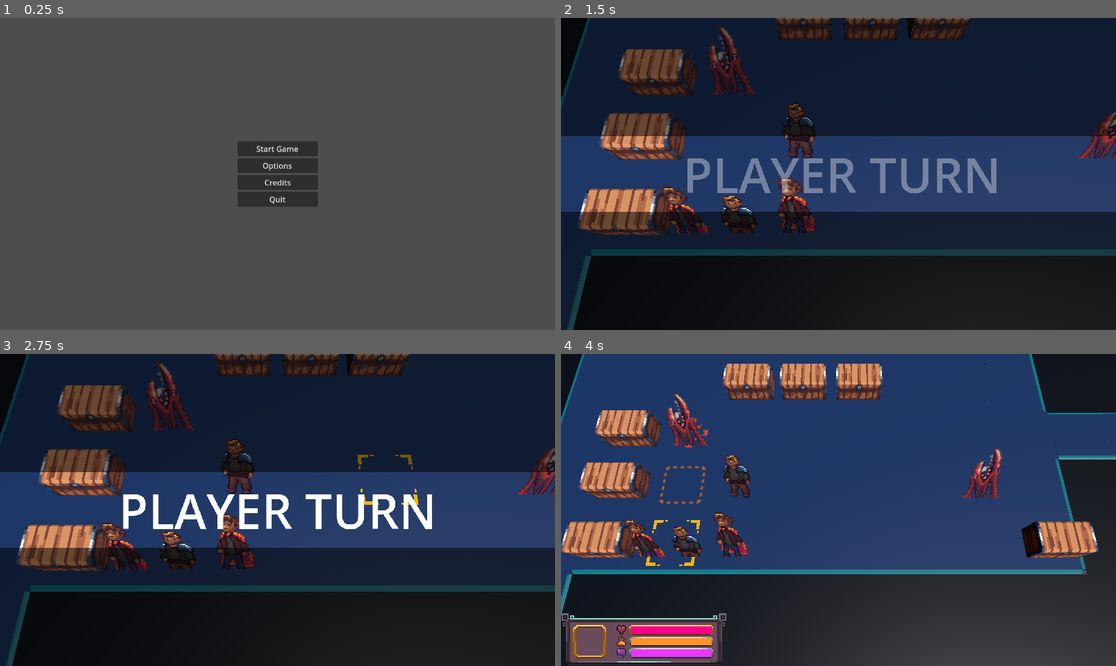
Above: before the commit, frames 1-4 (two rows, left to right).
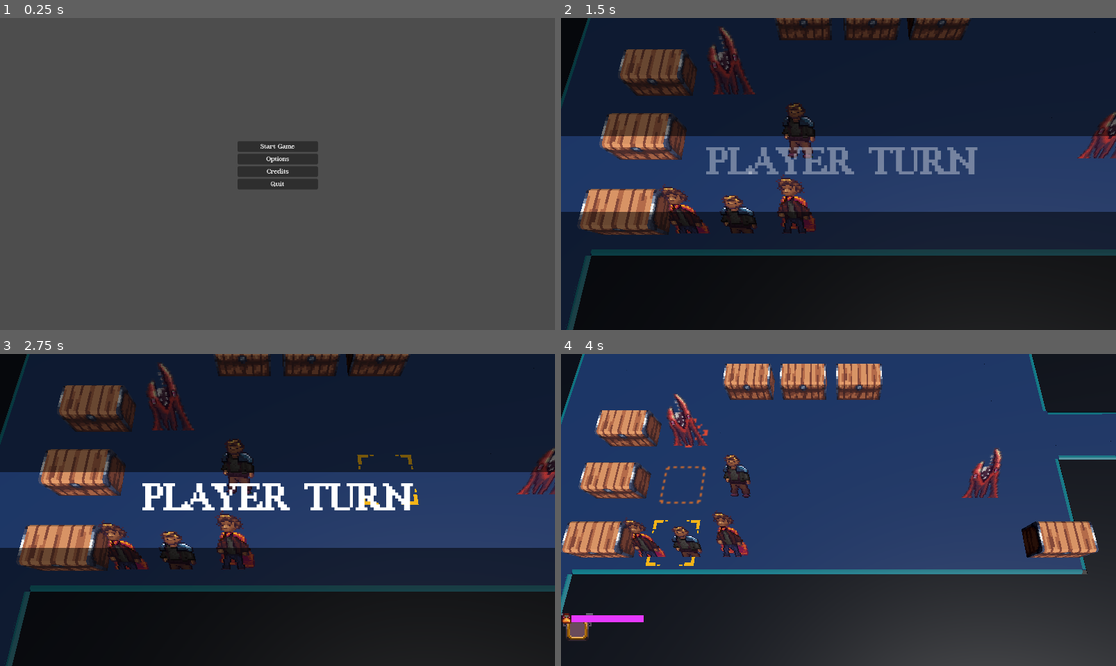
Above: after the commit, the same moments.

Repository: alanhaugen/bachelor-inn
Game: Godot game, scene res://scenes/UI/mainmenu.tscn
Two runs of this game, one before a commit and one after it. Both use one fixed random seed, a clock stepped at 60 frames per second and the inputs below.
Inputs (mouse positions are in pixels of both pictures, inside the frame that each line leads up to):
- Up to frame 1 (0.25 s): no input
- Up to frame 2 (1.5 s): click "Start Game" at 0.5 s; click "Back" at 1.25 s
- Up to frame 3 (2.75 s): move the mouse to (399, 494) at 2.02 s; hold Right (pan_right) from 2.03 s (still down); hold Space (selected) from 2.03 s (still down); click (399, 494) at 2.17 s
- Up to frame 4 (4 s): release Right (pan_right) at 2.75 s; release Space (selected) at 2.75 s; tap Enter at 2.75 s; drag from (727, 525) to (810, 572) at 2.77 s; move the mouse to (894, 441) at 3.52 s; hold Right (pan_right) from 3.53 s (still down); hold Mouse wheel up (zoom_out) from 3.53 s (still down)

The runs differ from the first frame. In frame 1, 1.3% of the frame differs, in the area x 42-58%, y 40-61%; in frame 2, 3.3%; in frame 3, 3.4%; in frame 4, 4.0%, in the area x 0-30%, y 83-100%.

Commit message:
Added default font

Diff:
--- a/project.godot
+++ b/project.godot
@@ -22,6 +22,10 @@
 [debug]
 
 gdscript/warnings/untyped_declaration=2
+
+[gui]
+
+theme/custom_font="uid://bltfi0bh6lptu"
 
 [input]
 
--- a/scenes/UI/Pop_Up_WIP.tscn
+++ b/scenes/UI/Pop_Up_WIP.tscn
@@ -29,11 +29,18 @@
 anchors_preset = 0
 script = ExtResource("1_0a5f3")
 
-[node name="Background" type="NinePatchRect" parent="."]
+[node name="VBoxContainer" type="VBoxContainer" parent="."]
+layout_mode = 0
+offset_right = 40.0
+offset_bottom = 40.0
+
+[node name="Container" type="Container" parent="VBoxContainer"]
+custom_minimum_size = Vector2(0, 36)
+layout_mode = 2
+
+[node name="Background" type="NinePatchRect" parent="VBoxContainer/Container"]
 z_index = -3
-layout_mode = 0
-offset_right = 114.0
-offset_bottom = 39.0
+layout_mode = 2
 texture = ExtResource("1_k3ym5")
 region_rect = Rect2(96, 0, 32, 32)
 patch_margin_left = 11
@@ -42,12 +49,8 @@
 patch_margin_bottom = 11
 metadata/_edit_use_anchors_ = true
 
-[node name="Icon" type="NinePatchRect" parent="."]
-layout_mode = 0
-offset_left = 4.0
-offset_top = 4.0
-offset_right = 35.0
-offset_bottom = 35.0
+[node name="Icon" type="NinePatchRect" parent="VBoxContainer/Container"]
+layout_mode = 2
 texture = ExtResource("1_k3ym5")
 region_rect = Rect2(128, 0, 32, 32)
 patch_margin_left = 11
@@ -56,7 +59,7 @@
 patch_margin_bottom = 11
 metadata/_edit_use_anchors_ = true
 
-[node name="Icon_texture" type="TextureRect" parent="Icon"]
+[node name="Icon_texture" type="TextureRect" parent="VBoxContainer/Container/Icon"]
 unique_name_in_owner = true
 z_index = -1
 layout_mode = 1
@@ -69,14 +72,9 @@
 offset_top = -0.41700077
 offset_right = 0.4169979
 offset_bottom = 0.4169979
-metadata/_edit_use_anchors_ = true
 
-[node name="Health_Border" type="NinePatchRect" parent="."]
-layout_mode = 0
-offset_left = 47.0
-offset_top = 8.0
-offset_right = 105.0
-offset_bottom = 15.0
+[node name="Health_Border" type="NinePatchRect" parent="VBoxContainer/Container"]
+layout_mode = 2
 texture = ExtResource("1_k3ym5")
 region_rect = Rect2(32, 0, 32, 32)
 patch_margin_left = 2
@@ -85,7 +83,7 @@
 patch_margin_bottom = 2
 metadata/_edit_use_anchors_ = true
 
-[node name="HealthBar" type="ProgressBar" parent="Health_Border"]
+[node name="HealthBar" type="ProgressBar" parent="VBoxContainer/Container/Health_Border"]
 unique_name_in_owner = true
 layout_mode = 0
 offset_left = 1.0
@@ -95,14 +93,9 @@
 theme_override_styles/fill = SubResource("StyleBoxFlat_1htk0")
 value = 80.0
 show_percentage = false
-metadata/_edit_use_anchors_ = true
 
-[node name="Magic_Border" type="NinePatchRect" parent="."]
-layout_mode = 0
-offset_left = 47.0
-offset_top = 16.0
-offset_right = 105.0
-offset_bottom = 23.0
+[node name="Magic_Border" type="NinePatchRect" parent="VBoxContainer/Container"]
+layout_mode = 2
 texture = ExtResource("1_k3ym5")
 region_rect = Rect2(64, 0, 32, 32)
 patch_margin_left = 2
@@ -111,7 +104,7 @@
 patch_margin_bottom = 2
 metadata/_edit_use_anchors_ = true
 
-[node name="MagicBar" type="ProgressBar" parent="Magic_Border"]
+[node name="MagicBar" type="ProgressBar" parent="VBoxContainer/Container/Magic_Border"]
 unique_name_in_owner = true
 layout_mode = 0
 offset_left = 1.0
@@ -121,14 +114,9 @@
 theme_override_styles/fill = SubResource("StyleBoxFlat_q3i2e")
 value = 80.0
 show_percentage = false
-metadata/_edit_use_anchors_ = true
 
-[node name="Sanity_border" type="NinePatchRect" parent="."]
-layout_mode = 0
-offset_left = 47.0
-offset_top = 24.0
-offset_right = 105.0
-offset_bottom = 31.0
+[node name="Sanity_border" type="NinePatchRect" parent="VBoxContainer/Container"]
+layout_mode = 2
 texture = ExtResource("1_k3ym5")
 region_rect = Rect2(64, 0, 32, 32)
 patch_margin_left = 2
@@ -137,7 +125,7 @@
 patch_margin_bottom = 2
 metadata/_edit_use_anchors_ = true
 
-[node name="SanityBar" type="ProgressBar" parent="Sanity_border"]
+[node name="SanityBar" type="ProgressBar" parent="VBoxContainer/Container/Sanity_border"]
 unique_name_in_owner = true
 layout_mode = 0
 offset_left = 1.0
@@ -147,31 +135,24 @@
 theme_override_styles/fill = SubResource("StyleBoxFlat_lgqxh")
 value = 80.0
 show_percentage = false
-metadata/_edit_use_anchors_ = true
 
-[node name="Sanity_Icon" type="TextureRect" parent="."]
-layout_mode = 0
-offset_left = 38.0
-offset_top = 24.0
-offset_right = 45.0
-offset_bottom = 31.0
+[node name="Sanity_Icon" type="TextureRect" parent="VBoxContainer/Container"]
+layout_mode = 2
 texture = SubResource("AtlasTexture_0v7bq")
 metadata/_edit_use_anchors_ = true
 
-[node name="Health_Icon" type="TextureRect" parent="."]
-layout_mode = 0
-offset_left = 38.0
-offset_top = 8.0
-offset_right = 45.0
-offset_bottom = 15.0
+[node name="Health_Icon" type="TextureRect" parent="VBoxContainer/Container"]
+layout_mode = 2
 texture = SubResource("AtlasTexture_l1do4")
 metadata/_edit_use_anchors_ = true
 
-[node name="Magic_Icon" type="TextureRect" parent="."]
-layout_mode = 0
-offset_left = 38.0
-offset_top = 16.0
-offset_right = 45.0
-offset_bottom = 23.0
+[node name="Magic_Icon" type="TextureRect" parent="VBoxContainer/Container"]
+layout_mode = 2
 texture = SubResource("AtlasTexture_b741m")
 metadata/_edit_use_anchors_ = true
+
+[node name="HBoxContainer" type="HBoxContainer" parent="VBoxContainer"]
+layout_mode = 2
+
+[node name="Button" type="Button" parent="VBoxContainer/HBoxContainer"]
+layout_mode = 2
